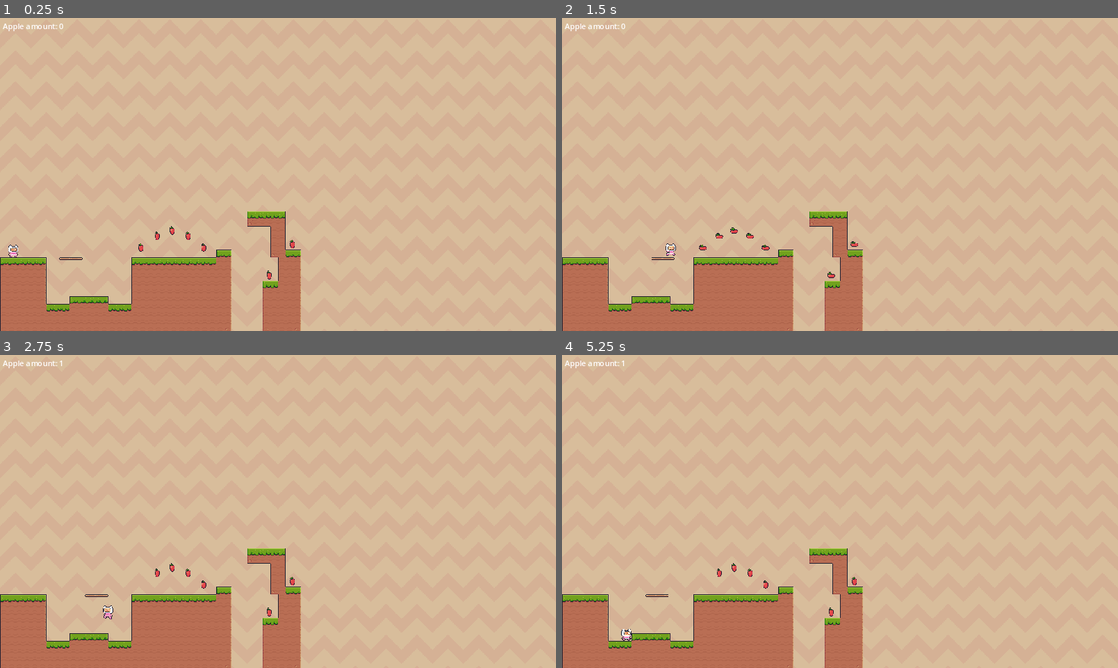
Above: before the commit, frames 1-4 (two rows, left to right).
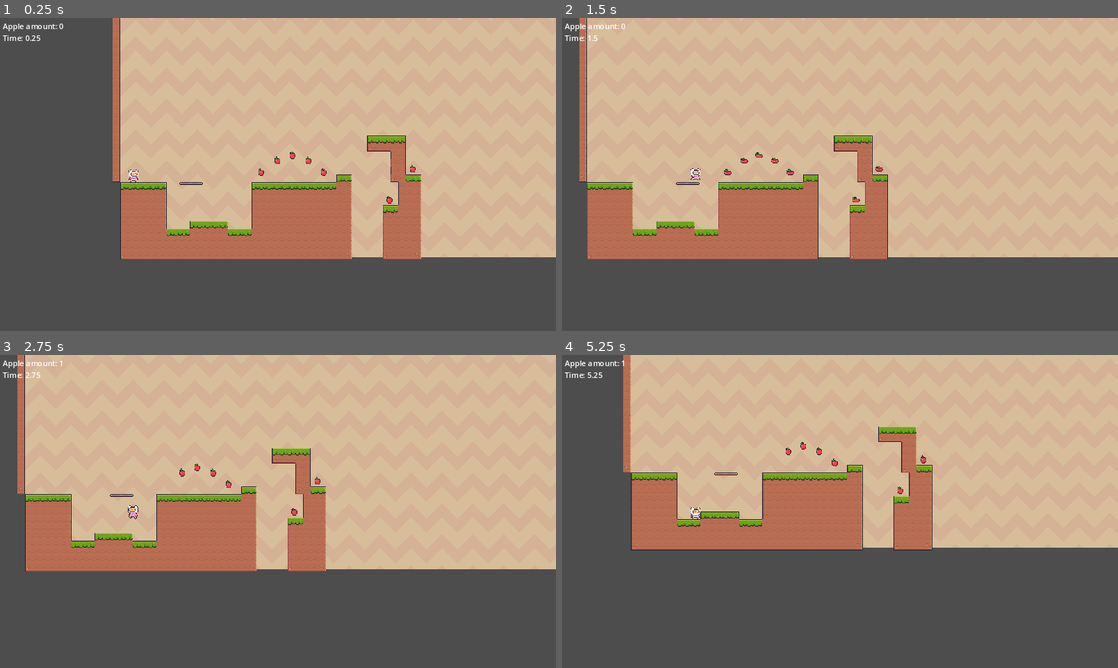
Above: after the commit, the same moments.

Repository: lulumush/Platformer_test
Game: Godot game, scene res://scenes/main.tscn
Same seed, same stepped clock (60 frames per second), same inputs: the game is played once before the commit and once after it. This scene is started directly instead of the project's main scene. Sound files missing from this copy of the repository are replaced by a short silence.
Inputs:
- Up to frame 1 (0.25 s): no input
- Up to frame 2 (1.5 s): tap Enter (ui_accept) at 0.5, 0.77 s; hold Right (ui_right) from 0.53 s (still down)
- Up to frame 3 (2.75 s): tap Enter (ui_accept) at 1.52 s; release Right (ui_right) at 2.03 s; hold Left (ui_left) from 2.03 s (still down)
- Up to frame 4 (5.25 s): release Left (ui_left) at 2.78 s; hold Right (ui_right) 2.78-4.28 s; tap Enter (ui_accept) at 3.02, 3.77, 4.52 s; hold Left (ui_left) 4.28-5.03 s; hold Right (ui_right) from 5.03 s (still down)

The runs differ from the first frame. In frame 1, 50% of the frame differs, in the area x 0-100%, y 0-100%; in frame 2, 38%; in frame 3, 45%; in frame 4, 56%.

Commit message:
add timer + ui

Diff:
--- a/scenes/collectibles.tscn
+++ b/scenes/collectibles.tscn
@@ -151,7 +151,7 @@
 [node name="Sprite2D" type="AnimatedSprite2D" parent="."]
 sprite_frames = SubResource("SpriteFrames_802ew")
 autoplay = "default"
-frame_progress = 0.812284
+frame_progress = 0.403042
 
 [node name="CollisionShape2D" type="CollisionShape2D" parent="."]
 position = Vector2(0, -1.515)
--- a/scenes/player.tscn
+++ b/scenes/player.tscn
@@ -212,3 +212,6 @@
 [node name="CollisionShape2D" type="CollisionShape2D" parent="."]
 position = Vector2(0.5, 3)
 shape = SubResource("RectangleShape2D_xpq7p")
+
+[node name="Camera2D" type="Camera2D" parent="."]
+offset = Vector2(300, 0)
--- a/scenes/ui.tscn
+++ b/scenes/ui.tscn
@@ -22,3 +22,11 @@
 offset_right = 75.0
 offset_bottom = 28.0
 text = "Apple amount: 0"
+
+[node name="timer" type="Label" parent="Control"]
+layout_mode = 0
+offset_left = 5.0
+offset_top = 30.0
+offset_right = 100.0
+offset_bottom = 53.0
+text = "Timer: 0.000"
--- a/scripts/global_script.gd
+++ b/scripts/global_script.gd
@@ -6,5 +6,4 @@
 
 func add_apple(amount):
 	apple_amount += amount
-	print(apple_amount)
 	emit_signal("on_apple_added", apple_amount)
--- a/scripts/ui.gd
+++ b/scripts/ui.gd
@@ -1,10 +1,18 @@
 extends CanvasLayer
 
+var level_start_time
+
 @onready var apple_counter = $Control/apple_counter
+@onready var timer = $Control/timer
 
 # Called when the node enters the scene tree for the first time.
 func _ready():
 	GlobalScript.on_apple_added.connect(apple_added)
+	level_start_time = Time.get_ticks_msec()
+
+func _process(delta):
+	var elapsed_time = (Time.get_ticks_msec() - level_start_time) / 1000.0
+	timer.text = "Time: " + str(elapsed_time)
 
 func apple_added(apple_amount):
 	apple_counter.text = "Apple amount: " + str(apple_amount)
